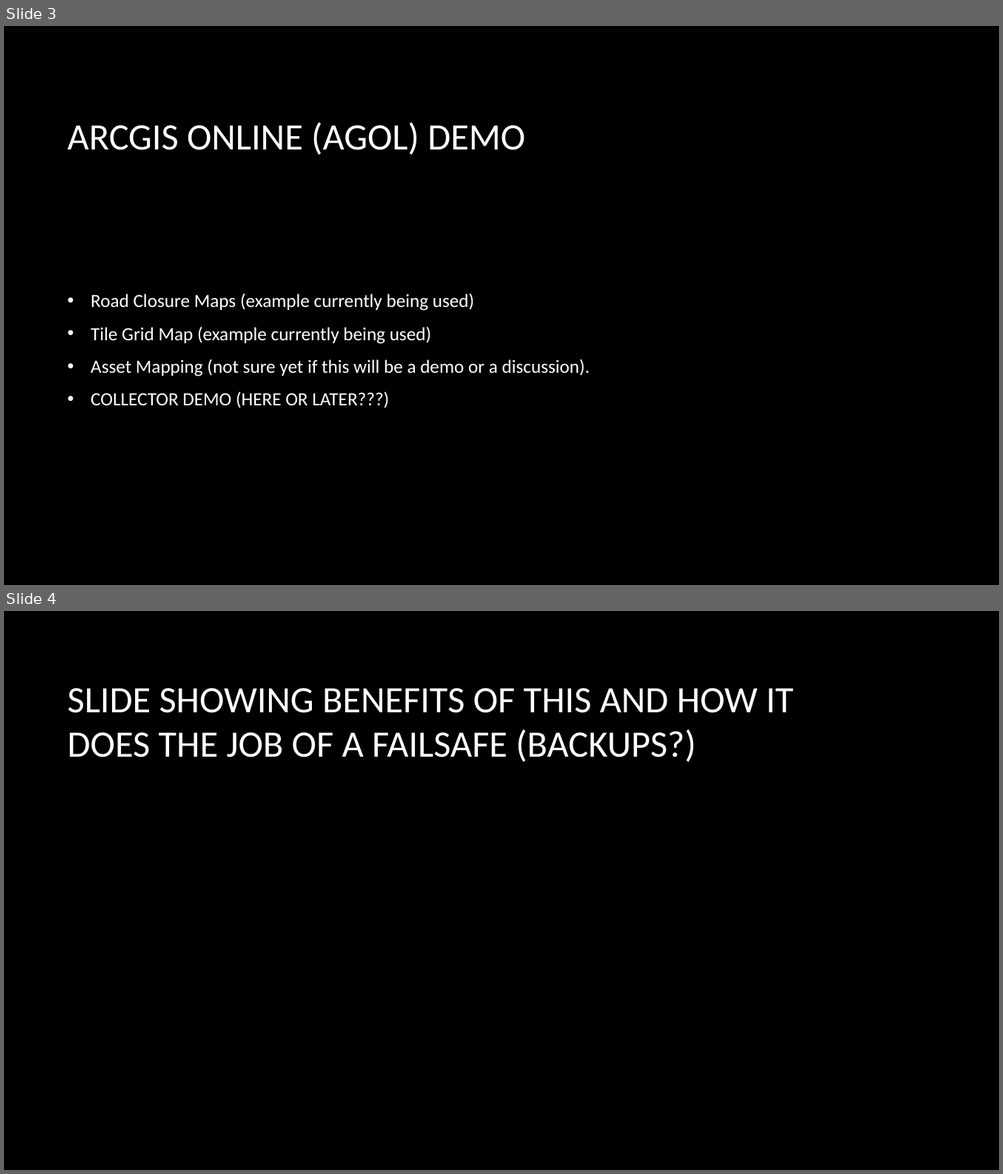
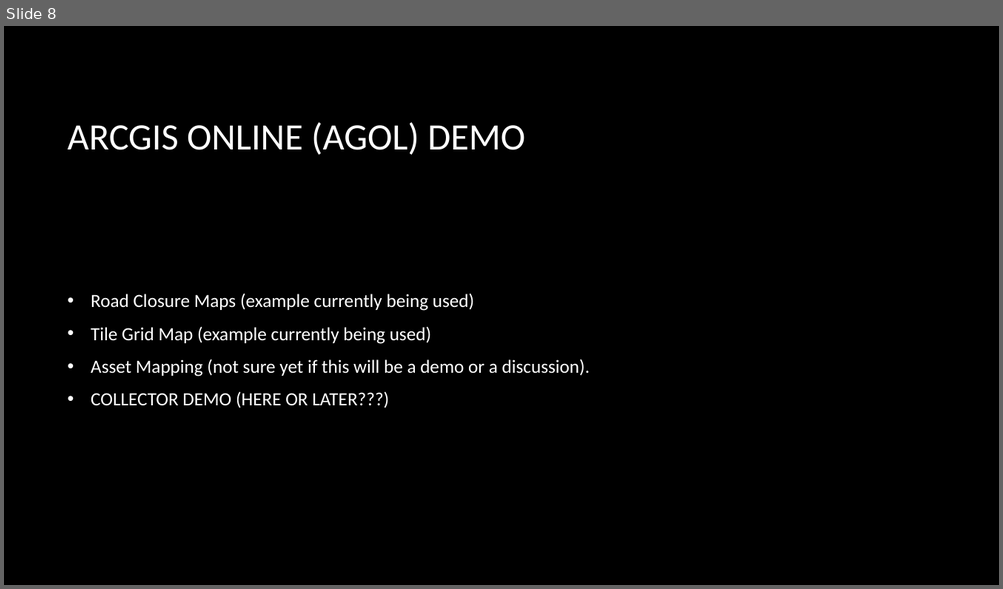
Before and after one commit to jbchurchill/current_presentations, a slide deck: FieldDataCollection.pptx. Shown one above the other, each under a label of ours: slides 3 and 4 before the commit, slide 8 after it. The pictures are 1003x1174 and 1003x589 pixels, drawn with LibreOffice and Linux fonts; fonts in the diff are those of the drawing; background and template pictures are left out. Boxes give left, top, right and bottom in pixels: in the first picture for what was removed or moved away, otherwise in the second. Text is boxed around its words. In the diff, an @@ line names an element or a change of style, - is before the commit and + after.

Commit message:
have new (unused) JPGs showing Workforce and edits to the pptx.

```diff
--- a/FieldDataCollection.pptx
+++ b/FieldDataCollection.pptx
@@ slide 4 removed at <box>4,611,999,1170</box>, background picture (left out) @@
@@ title removed at <box>68,688,793,762</box> @@
-SLIDE SHOWING BENEFITS OF THIS AND HOW IT DOES THE JOB OF A FAILSAFE (BACKUPS?)
@@ what was slide 3 is now slide 8 @@
```
Also in this commit, not shown: 1 slide changed, 3 slides added, 6 other files.
